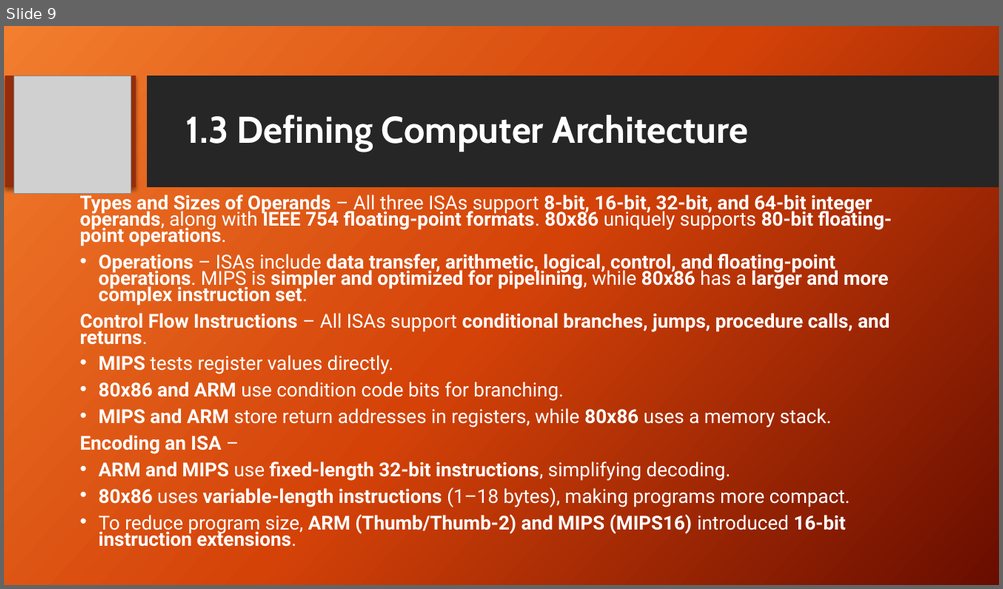
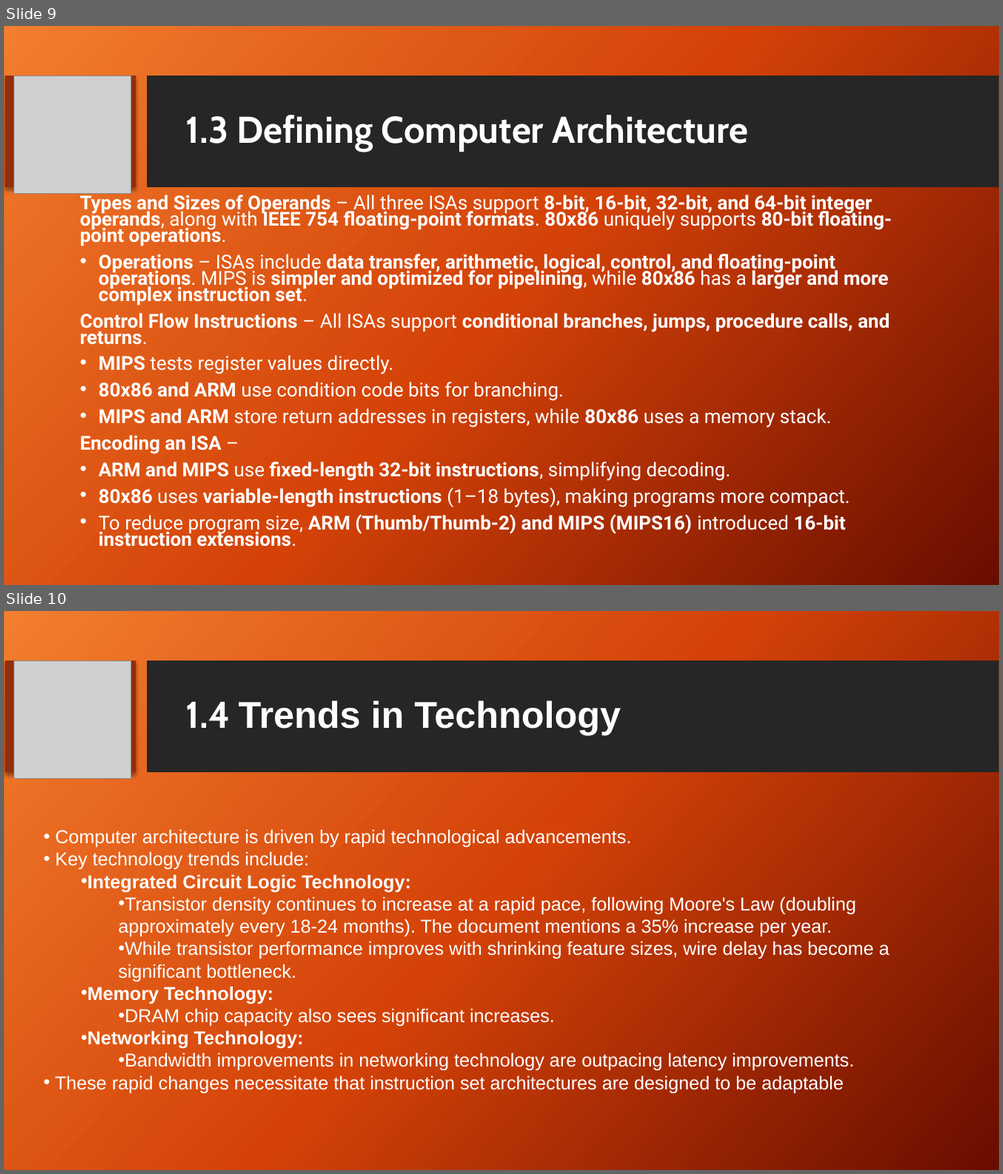
Before and after one commit to Em5800/Computer-Architecture, a slide deck: WANJOHI ELVIS MUTHUMBI Reading Assignment.pptx. Shown one above the other, each under a label of ours: slide 9 before the commit, slides 9 and 10 after it. The pictures are 1003x589 and 1003x1174 pixels, drawn with LibreOffice and Linux fonts; fonts in the diff are those of the drawing; grey boxes stand for pictures; background and template pictures are left out. Boxes give left, top, right and bottom in pixels: in the first picture for what was removed or moved away, otherwise in the second. Text is boxed around its words. In the diff, an @@ line names an element or a change of style, - is before the commit and + after.

```diff
--- a/WANJOHI ELVIS MUTHUMBI Reading Assignment.pptx
+++ b/WANJOHI ELVIS MUTHUMBI Reading Assignment.pptx
@@ slide 10 added at bbox=[4, 611, 999, 1170], background picture (left out); not listed: 2 template elements that a slide beside it also shows @@
@@ picture added at bbox=[14, 661, 131, 778] @@
@@ title added at bbox=[186, 701, 620, 735], 36 pt, text #FFFFFF, bold @@
+1.4 Trends in Technology
@@ text added at bbox=[55, 829, 889, 1093], 18 pt, text #FFFFFF @@
+• Computer architecture is driven by rapid technological advancements.
+• Key technology trends include:
+  • Integrated Circuit Logic Technology:
+    • Transistor density continues to increase at a rapid pace, following Moore's Law (doubling approximately every 18-24 months). The document mentions a 35% increase per year.
+    • While transistor performance improves with shrinking feature sizes, wire delay has become a significant bottleneck.
+  • Memory Technology:
+    • DRAM chip capacity also sees significant increases.
+  • Networking Technology:
+    • Bandwidth improvements in networking technology are outpacing latency improvements.
+• These rapid changes necessitate that instruction set architectures are designed to be adaptable
```
Also in this commit, not shown: 2 other slides added, 4 other files.
